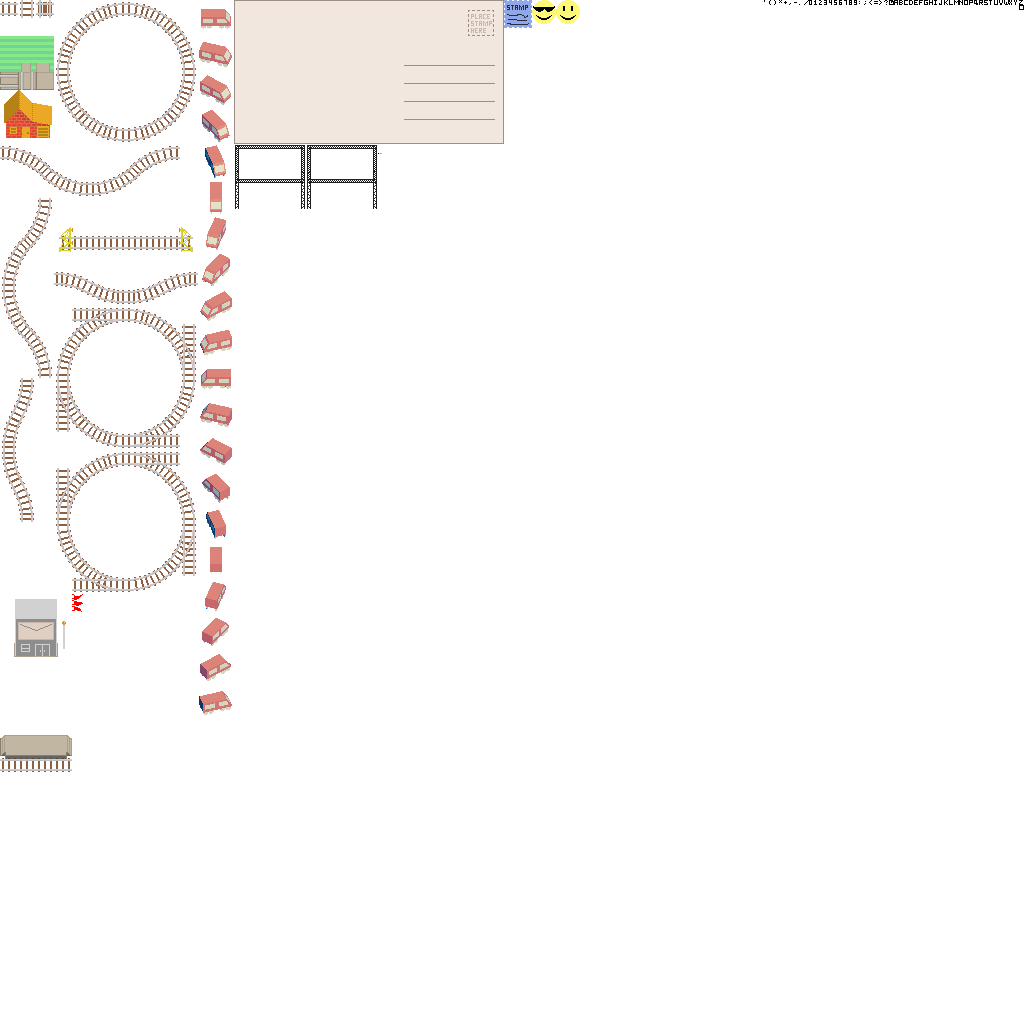
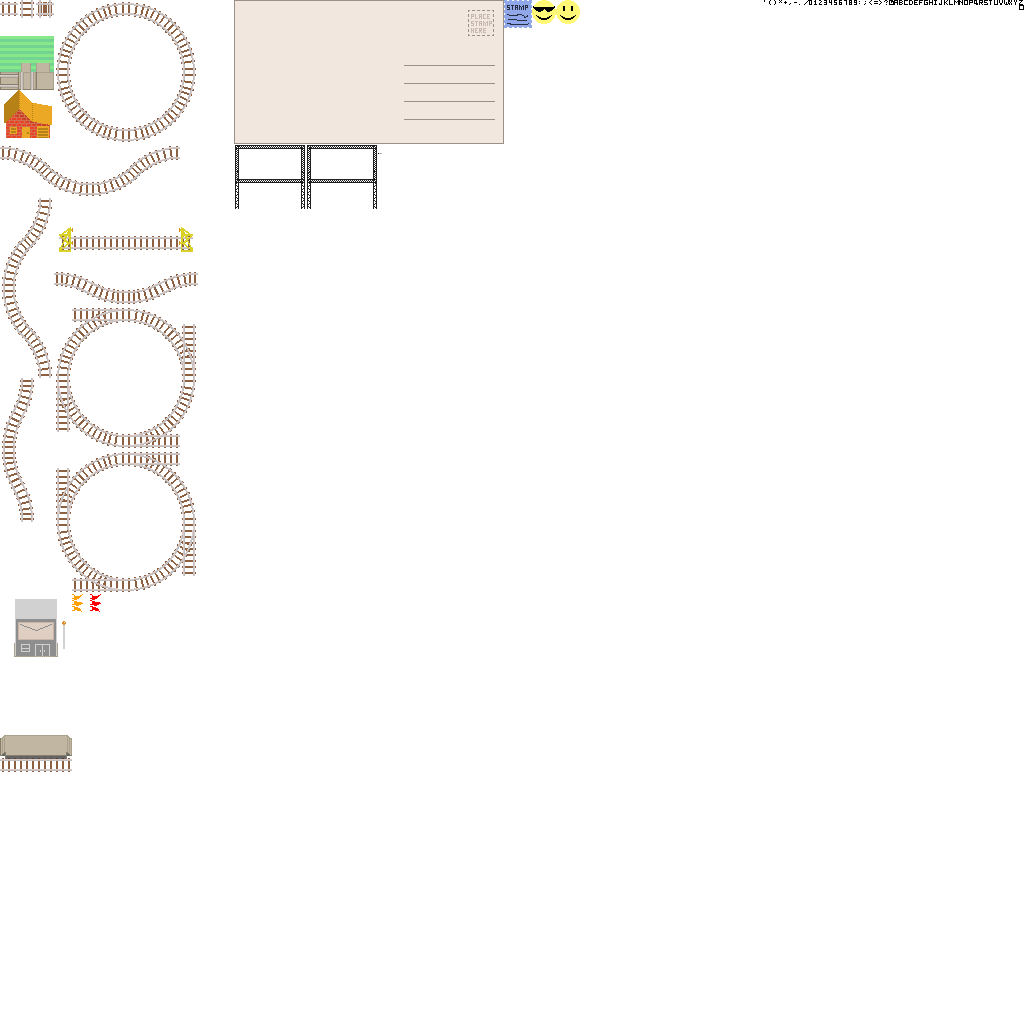
Layered file, before and after one edit (1024x1024). Changes by layer:
painted on "base.png" over (59, 9, 232, 715)
